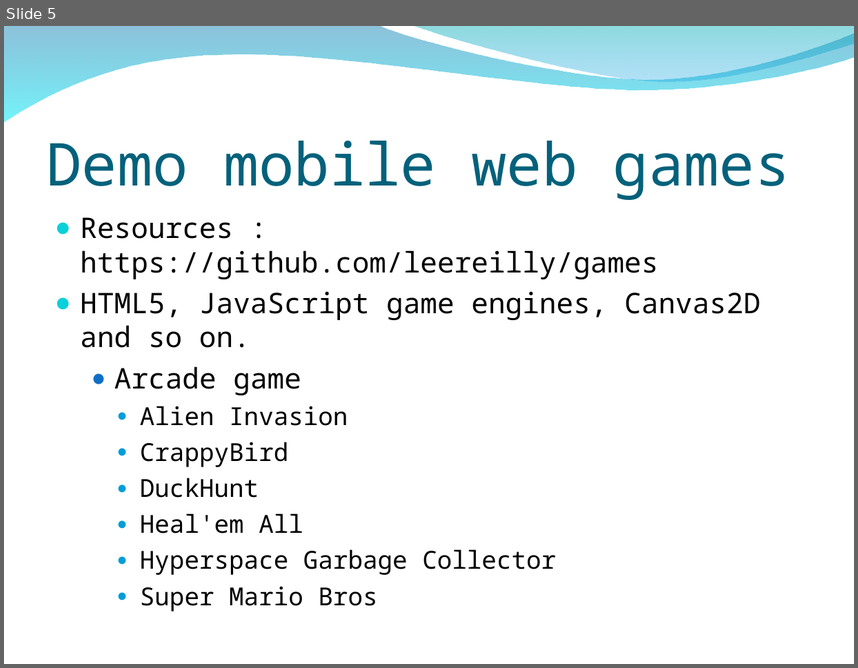
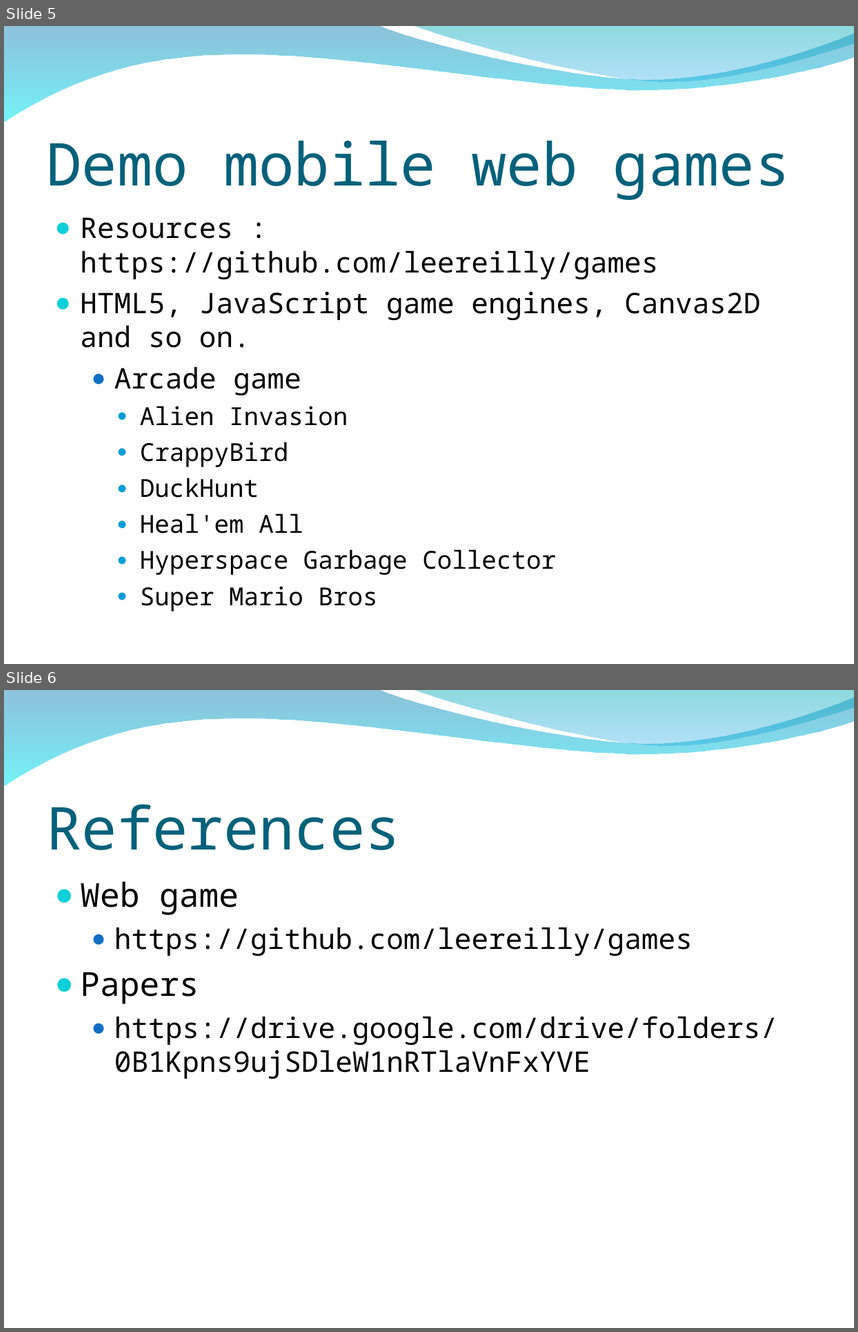
Before and after one commit to peter279k/regular_meeting, a slide deck: Related work.ppt. Shown one above the other, each under a label of ours: slide 5 before the commit, slides 5 and 6 after it. The pictures are 858x668 and 858x1332 pixels, drawn with LibreOffice and Linux fonts; fonts in the diff are those of the drawing; background and template pictures are left out. Boxes give left, top, right and bottom in pixels: in the first picture for what was removed or moved away, otherwise in the second. Text is boxed around its words. In the diff, an @@ line names an element or a change of style, - is before the commit and + after.

```diff
--- a/Related work.ppt
+++ b/Related work.ppt
@@ slide 6 added at [4,690,854,1328], background picture (left out); not listed: 2 template elements that a slide beside it also shows @@
@@ title added at [47,804,401,850], 50 pt, text #04617B @@
+References
@@ text added at [80,881,777,1078], 24 pt, text #000000 @@
+● Web game
+  ● https://github.com/leereilly/games
+● Papers
+  ● https://drive.google.com/drive/folders/0B1Kpns9ujSDleW1nRTlaVnFxYVE
```
Also in this commit, not shown: 1 slide changed.
